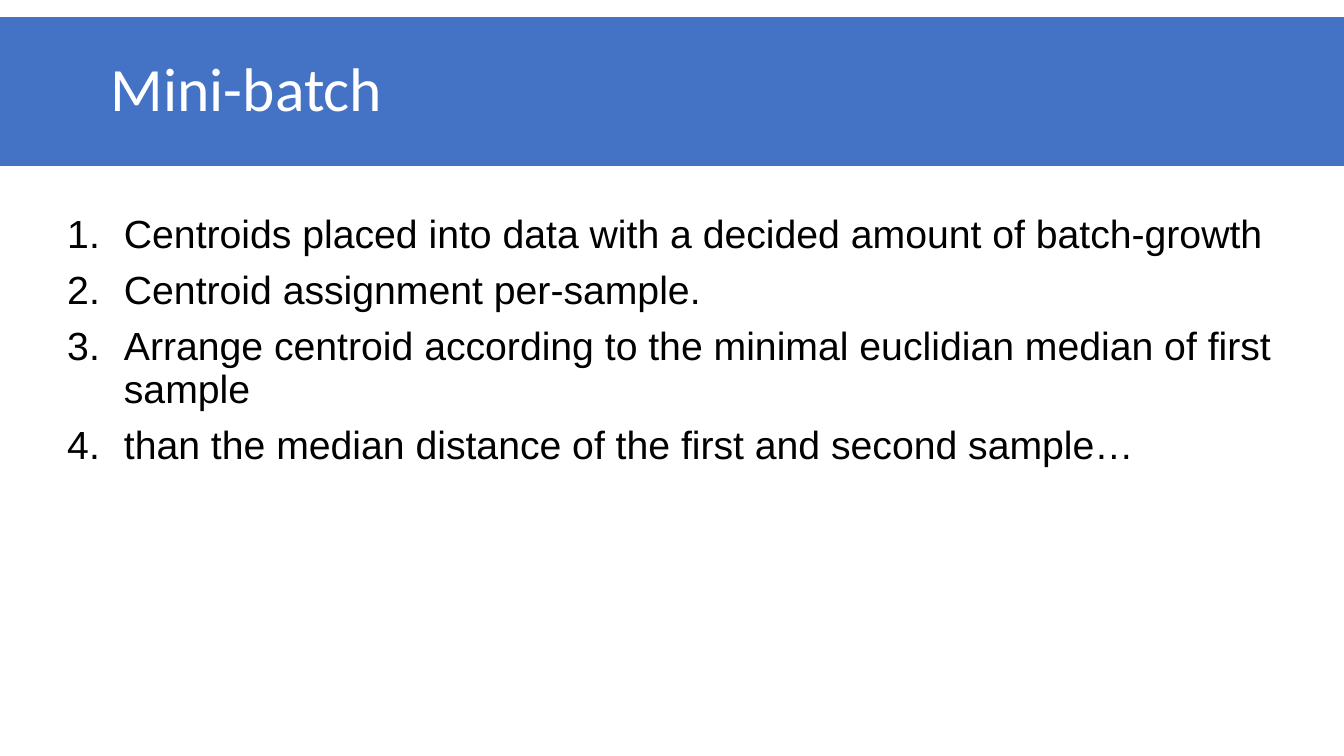
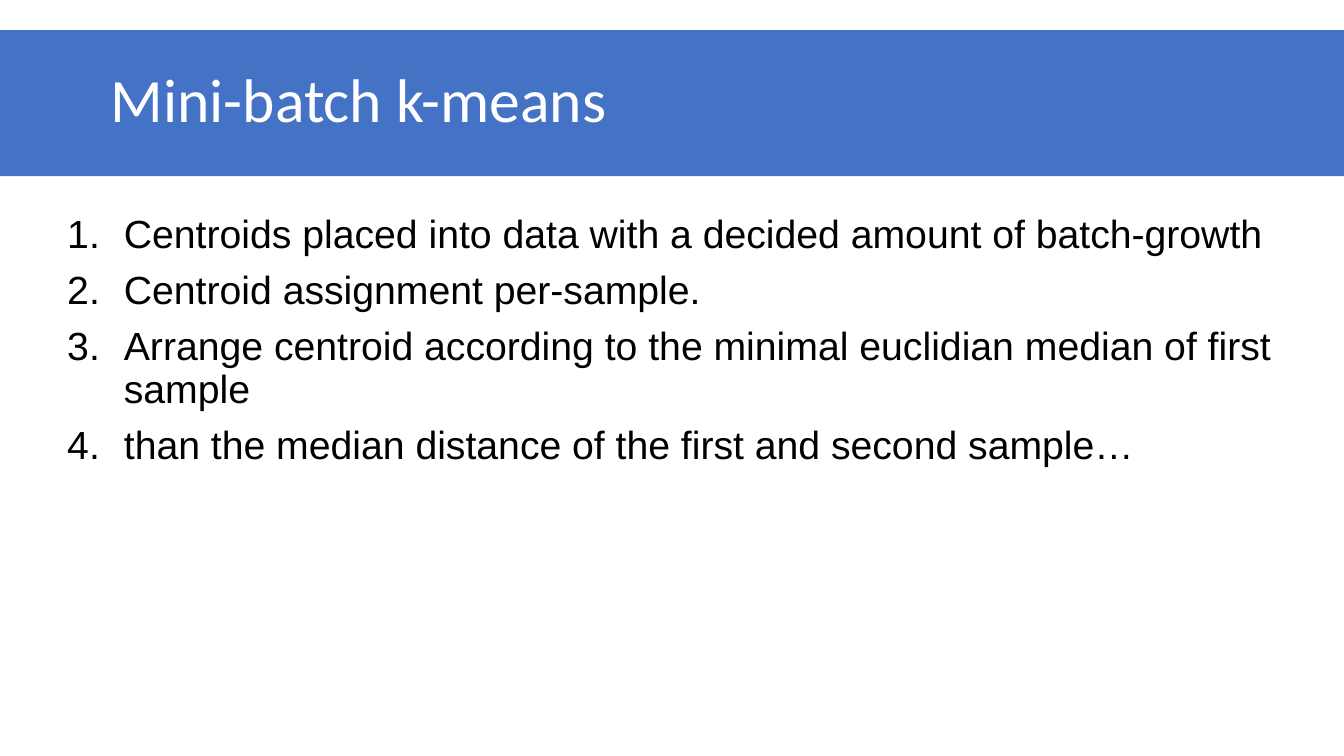
Before and after one commit to datascience-mobi/group-01-project-4-1, a slide deck: slide 5 of K-means clustering.pptx. Drawn at 1344x756 pixels with LibreOffice and Linux fonts; fonts in the diff are those of the drawing. Boxes give left, top, right and bottom in pixels: in the first picture for what was removed or moved away, otherwise in the second. Text is boxed around its words. In the diff, an @@ line names an element or a change of style, - is before the commit and + after.

```diff
--- a/K-means clustering.pptx
+++ b/K-means clustering.pptx
@@ rectangle "Mini-batch k-means": place and size @@
-rectangle "Mini-batch k-means" at bbox=[0, 18, 1344, 164]
+rectangle "Mini-batch k-means" at bbox=[0, 30, 1344, 176]
@@ rectangle "Mini-batch k-means" at bbox=[0, 30, 1344, 176]: outline #4472C4 2 pt to none @@
@@ text in rectangle at bbox=[111, 79, 606, 123]: text changed @@
-Mini-batch
+Mini-batch k-means
```
Also in this commit, not shown: 6 other slides changed.
